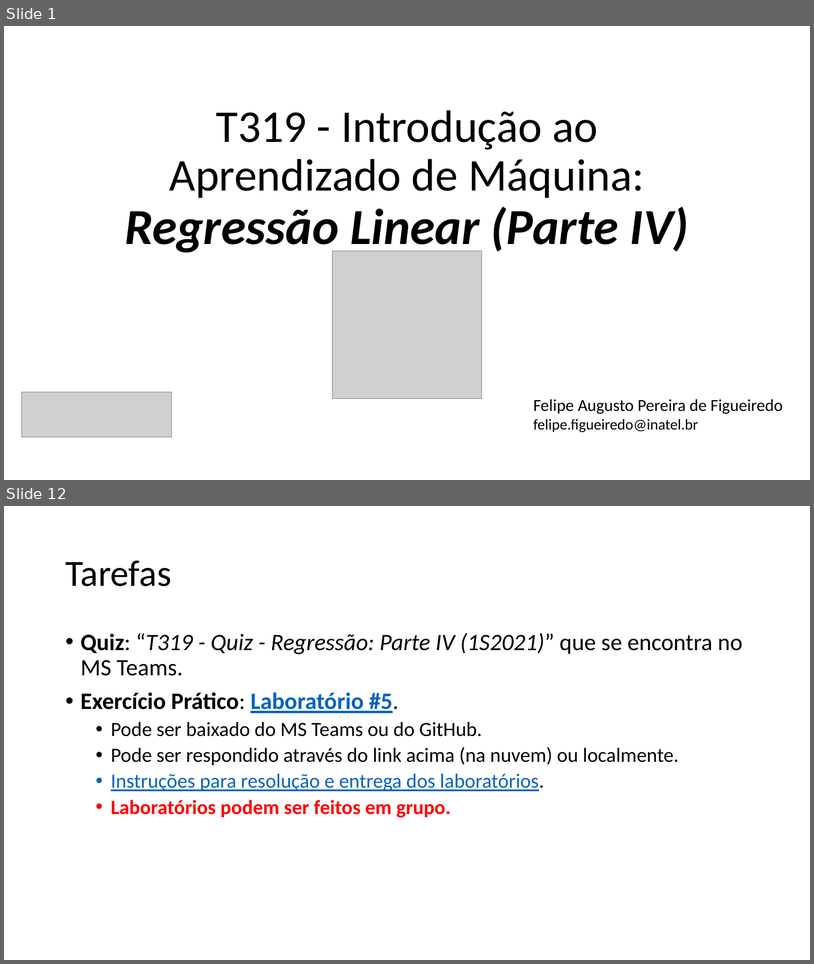
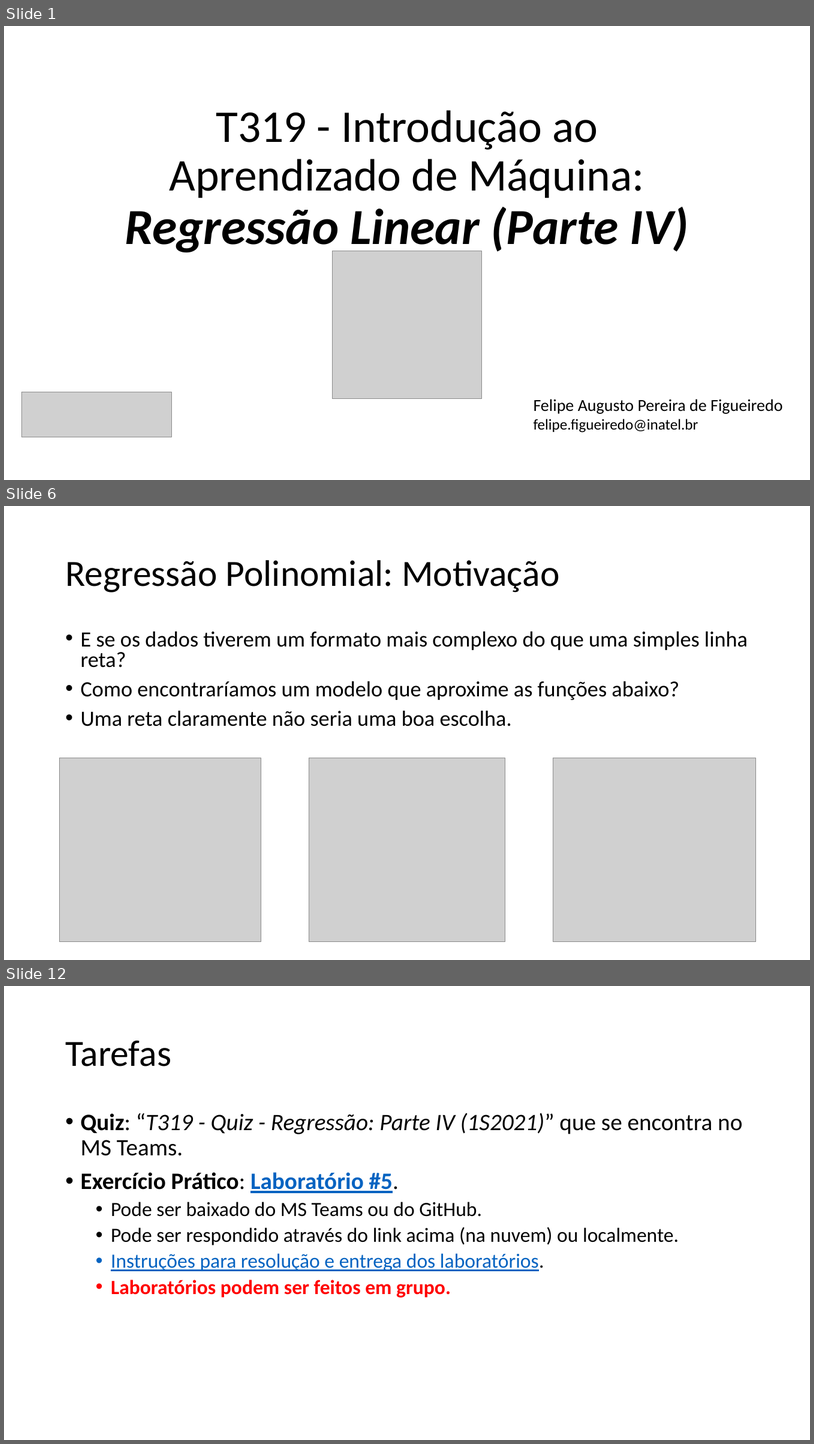
Before and after one commit to zz4fap/t319_aprendizado_de_maquina, a slide deck: slides/T319_Regressão_Linear (Parte IV).pptx. Shown one above the other, each under a label of ours: slides 1 and 12 before the commit, slides 1, 6 and 12 after it; the slides between them are not shown. The pictures are 814x964 and 814x1444 pixels, drawn with LibreOffice and Linux fonts; fonts in the diff are those of the drawing; grey boxes stand for pictures. Boxes give left, top, right and bottom in pixels: in the first picture for what was removed or moved away, otherwise in the second. Text is boxed around its words. In the diff, an @@ line names an element or a change of style, - is before the commit and + after.

```diff
--- a/slides/T319_Regressão_Linear (Parte IV).pptx
+++ b/slides/T319_Regressão_Linear (Parte IV).pptx
@@ slide 6 added at [4,506,810,960], background #FFFFFF @@
@@ title added at [65,560,560,592], 44 pt, text #000000 @@
+Regressão Polinomial: Motivação
@@ text added at [81,631,748,726], 25.9 pt, text #000000 @@
+• E se os dados tiverem um formato mais complexo do que uma simples linha reta?
+• Como encontraríamos um modelo que aproxime as funções abaixo?
+• Uma reta claramente não seria uma boa escolha.
@@ picture added at [60,757,261,941] @@
@@ picture added at [309,757,506,941] @@
@@ picture added at [554,757,756,942] @@
```
Also in this commit, not shown: 3 slides changed, 6 other slides added, 7 slides removed, 41 other files.
